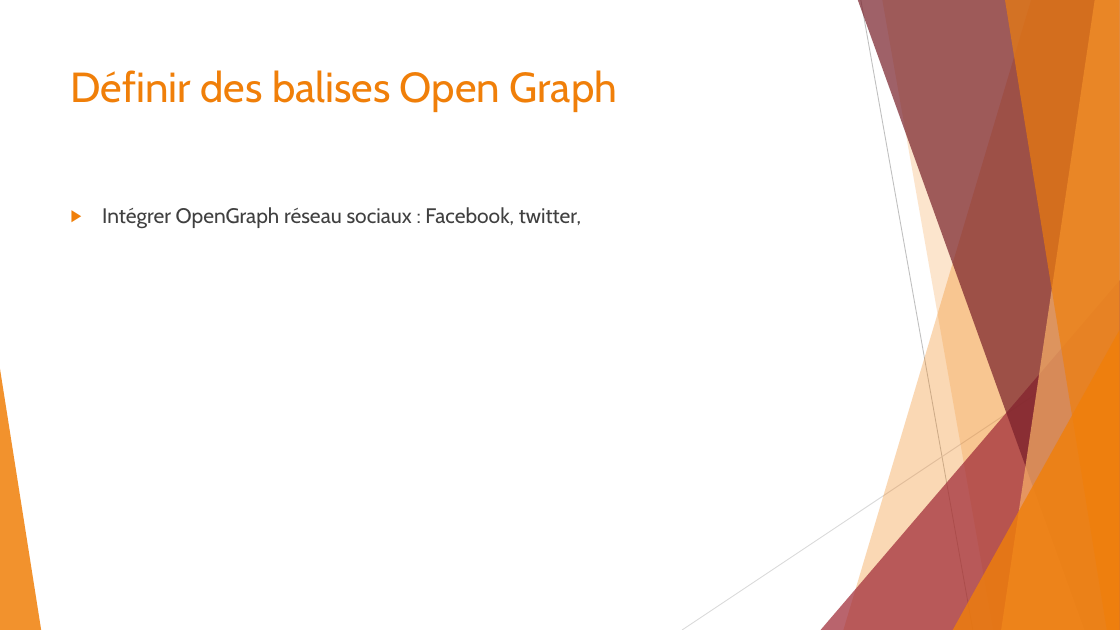
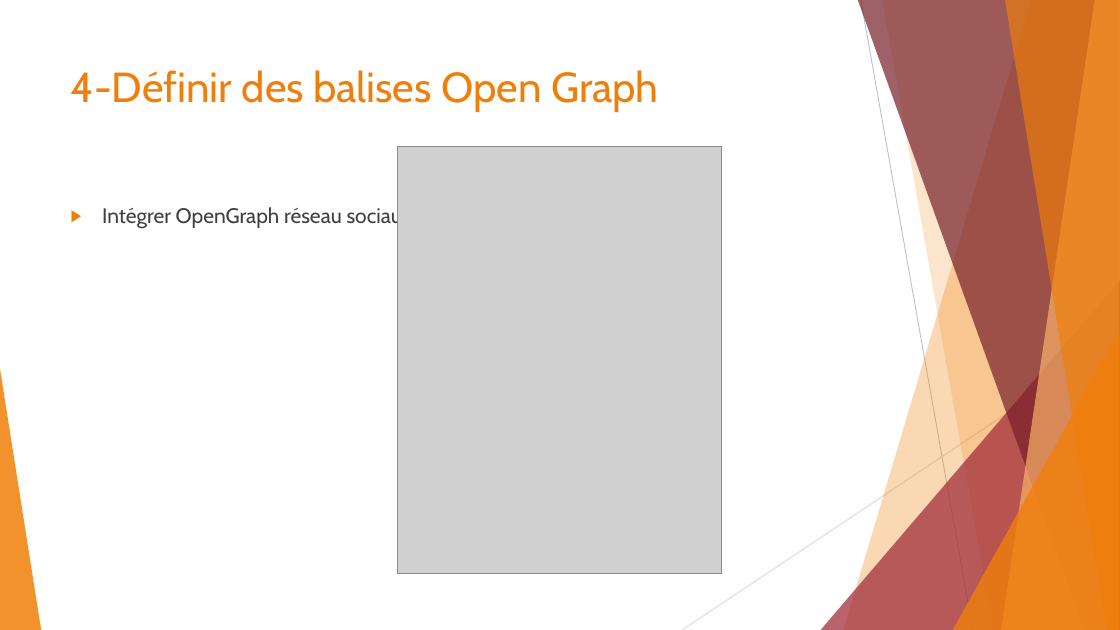
Before and after one commit to Nawak34/Chouette, a slide deck: slide 11 of LA CHOUETTE.pptx (slide 9 before the commit). Drawn at 1120x630 pixels with LibreOffice and Linux fonts; fonts in the diff are those of the drawing; grey boxes stand for pictures. Boxes give left, top, right and bottom in pixels: in the first picture for what was removed or moved away, otherwise in the second. Text is boxed around its words. In the diff, an @@ line names an element or a change of style, - is before the commit and + after.

```diff
--- a/LA CHOUETTE.pptx
+++ b/LA CHOUETTE.pptx
@@ title at (71,70,658,112): text changed @@
-Définir des balises Open Graph
+4-Définir des balises Open Graph
@@ picture added at (397,146,722,574) @@
```
Also in this commit, not shown: 5 other slides changed, 2 slides added, 6 other files.
